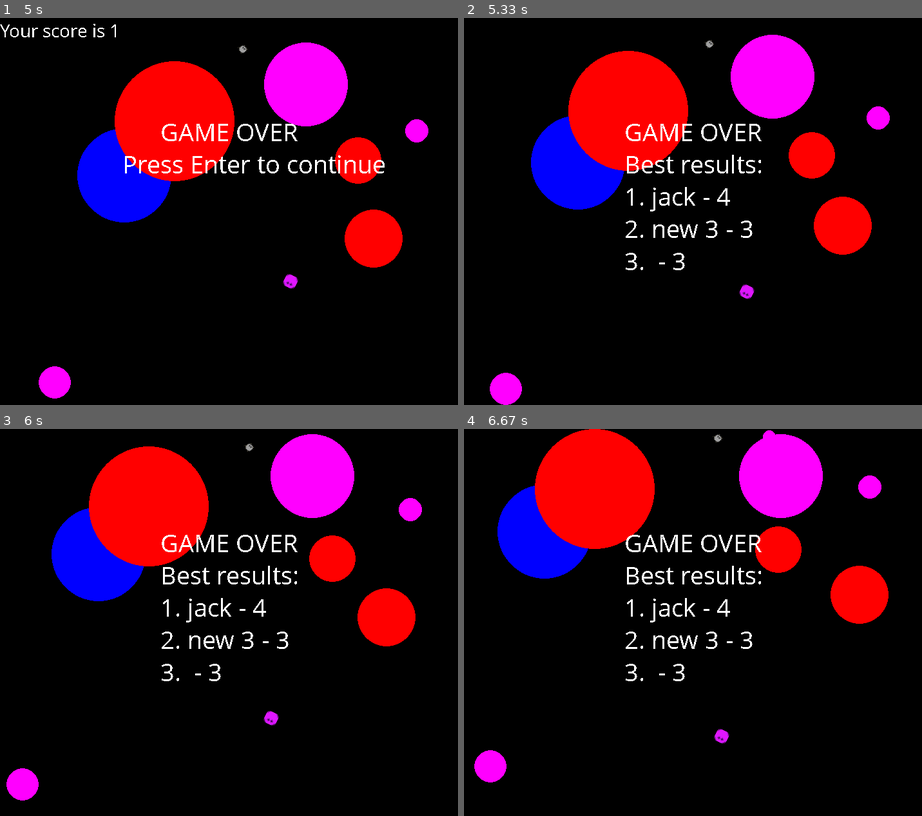
Above: before the commit, frames 1-4 (two rows, left to right).
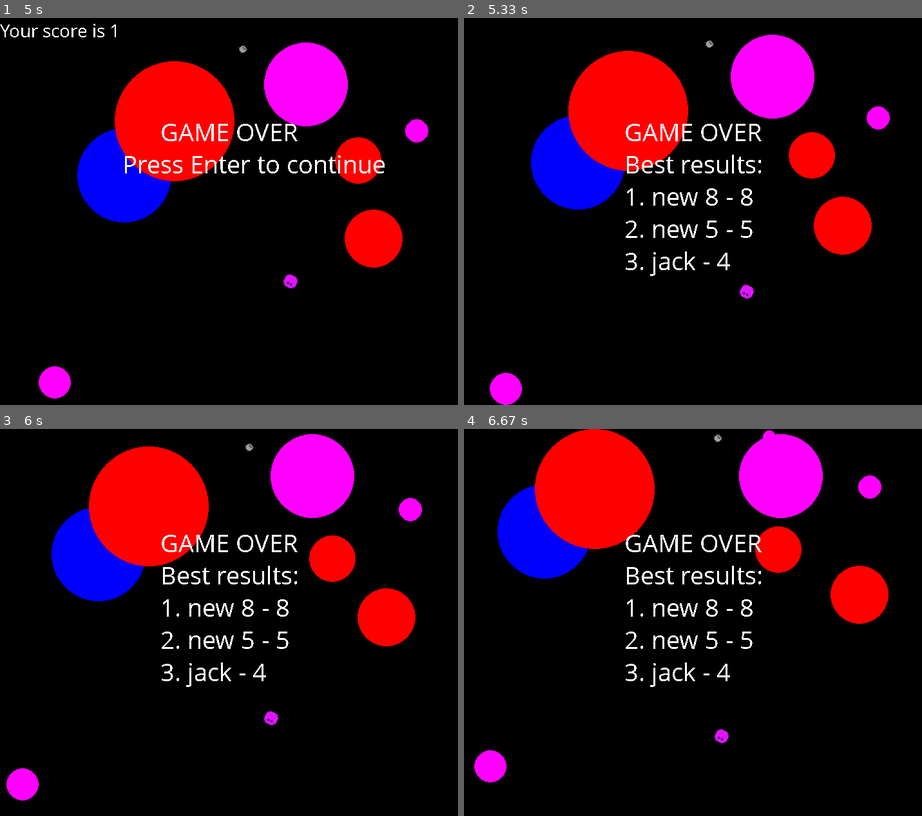
Above: after the commit, the same moments.

Repository: RShveda/pygame-practice
Game: pygame game, started from catch-ball-game/catch_ball.py
Same seed, same stepped clock (60 frames per second), same inputs: the game is played once before the commit and once after it.
Inputs (mouse positions are in pixels of both pictures, inside the frame that each line leads up to):
- Up to frame 1 (5 s): click (256, 211) at 0.43 s; click (334, 76) at 1.93 s; tap Enter at 2.2 s
- Up to frame 2 (5.33 s): tap Enter at 5.1 s
- Up to frame 3 (6 s): no input
- Up to frame 4 (6.67 s): no input

Frame 1 is identical in both runs. In frame 2, 0.6% of the frame differs, in the area x 40-64%, y 43-67%; in frame 3, 0.6%; in frame 4, 0.6%.

Commit message:
Catch ball MVC refactoring. Controllers refactoring.

Diff:
--- a/catch-ball-game/catch_ball.py
+++ b/catch-ball-game/catch_ball.py
@@ -1,9 +1,7 @@
 import pygame
-from random import random
-from models import (save_scores, load_scores, new_ball, move_balls, add_to_ranking, reset_score,
-                    scores_data, score, balls, player_name, edit_player_name)
-from views import draw_scoreboard, game_over_view, blank_screen
-from controllers import click
+from models import load_scores
+from views import blank_screen
+from controllers import user_controller_tick, system_controller_tick
 import constants as cons
 
 
@@ -15,44 +13,12 @@
     pygame.init()
     clock = pygame.time.Clock()
     load_scores()
-    # scores_data = load_scores()
-    # score = 0
-    # balls = []
-    # player_name = ''
     is_finished = False
-    is_game_over = False
-    show_ranking = False
 
     while not is_finished:
         clock.tick(cons.FPS)
-        for event in pygame.event.get():
-            if event.type == pygame.QUIT:
-                is_finished = True
-            elif event.type == pygame.MOUSEBUTTONDOWN:
-                if not is_game_over:
-                    click(event, balls)
-            elif event.type == pygame.KEYDOWN:
-                if is_game_over:
-                    if show_ranking:
-                        if event.key == pygame.K_RETURN:
-                            is_finished = True
-                    else:
-                        if event.key == pygame.K_RETURN:
-                            add_to_ranking()
-                            reset_score()
-                            save_scores()
-                            show_ranking = True
-                        else:
-                            edit_player_name(event)
-        move_balls()
-        if show_ranking is False:  # hides score board after user inputted name
-            draw_scoreboard()
-        if len(balls) < cons.MAX_BALLS:
-            if random() < 0.2:
-                new_ball()
-        else:
-            game_over_view(show_ranking)
-            is_game_over = True
+        is_finished = user_controller_tick(is_finished)
+        system_controller_tick()
         pygame.display.update()
         blank_screen()
     pygame.quit()
--- a/catch-ball-game/controllers.py
+++ b/catch-ball-game/controllers.py
@@ -1,5 +1,12 @@
 import pygame
-from models import score, increment_score
+from random import random
+import constants as cons
+import models
+from views import draw_scoreboard, game_over_view
+
+
+is_game_over = False
+show_ranking = False
 
 
 def click(event: pygame.MOUSEBUTTONDOWN, balls: list):
@@ -8,7 +15,6 @@
     the ball from list of existing balls.
     :param event: pygame MOUSEBUTTONDOWN event
     :param balls: list of existing balls
-    :param score: player current score
     :return: score
     """
     for ball in balls:
@@ -16,7 +22,44 @@
         distance = ((coords[0] - event.pos[0])**2 + (coords[1] - event.pos[1])**2)**0.5
         if int(distance) < radius:
             if ball[0]:
-                increment_score(1)
+                models.increment_score(1)
             else:
-                increment_score(2)
+                models.increment_score(2)
             balls.remove(ball)
+
+
+def user_controller_tick(is_finished):
+    global show_ranking
+    for event in pygame.event.get():
+        if event.type == pygame.QUIT:
+            return not is_finished
+        elif event.type == pygame.MOUSEBUTTONDOWN:
+            if not is_game_over:
+                click(event, models.balls)
+        elif event.type == pygame.KEYDOWN:
+            if is_game_over:
+                if show_ranking:
+                    if event.key == pygame.K_RETURN:
+                        is_finished = True
+                else:
+                    if event.key == pygame.K_RETURN:
+                        models.add_to_ranking()
+                        models.reset_score()
+                        models.save_scores()
+                        show_ranking = True
+                    else:
+                        models.edit_player_name(event)
+    return is_finished
+
+
+def system_controller_tick():
+    global is_game_over
+    models.move_balls()
+    if show_ranking is False:  # hides score board after user inputted name
+        draw_scoreboard()
+    if len(models.balls) < cons.MAX_BALLS:
+        if random() < 0.2:
+            models.new_ball()
+    else:
+        game_over_view(show_ranking)
+        is_game_over = True
--- a/catch-ball-game/models.py
+++ b/catch-ball-game/models.py
@@ -39,7 +39,6 @@
     radius - integer, distance from center to edges (for creeps this value is not precise)
     fill - for regular ball it will be a color (RGB), for creeps it will be a name of file
     that holds an image
-    :param balls: list that holds existing balls parameters
     """
     x_direction = uniform(-1, 1)
     y_direction = uniform(-1, 1)
@@ -64,7 +63,6 @@
     Function that move balls on a game surface. It calculates ball new position and direction
     according to a speed modifier and possible collisions with walls. Then it draw balls in those
     positions.
-    :param balls: list that holds existing balls parameters
     """
     for key, ball in enumerate(balls):
         is_ball, coords, direction, radius, fill = ball
@@ -126,9 +124,6 @@
     """
     Helper function to insert player result into top 3 list.
     position.
-    :param score: player final score
-    :param player_name: player name
-    :param scores_data: current list of top 3 results
     :return: updated list of top 3 results
     """
     global scores_data
@@ -143,7 +138,6 @@
 def save_scores():
     """
     Function is responsible for writing a list of top score records into json file.
-    :param scores_data: list of objects that hold top 3 scores.
     """
     if (len(scores_data) == 3 and
             type(scores_data) == list):
--- a/catch-ball-game/scores.json
+++ b/catch-ball-game/scores.json
@@ -1 +1 @@
-[{"name": "jack", "score": 4}, {"name": "new 3", "score": 3}, {"name": "", "score": 3}]
+[{"name": "new 8", "score": 8}, {"name": "new 5", "score": 5}, {"name": "jack", "score": 4}]
--- a/catch-ball-game/views.py
+++ b/catch-ball-game/views.py
@@ -19,8 +19,6 @@
 def draw_scoreboard():
     """
     Function that draw current player score in top left corner of game screen
-    :param score: current player score
-    :return:
     """
     text = "Your score is {}".format(models.score)
     myfont = pygame.font.SysFont('Comic Sans MS', 30)
@@ -79,9 +77,6 @@
     Function that draw game over screen and updates its content dynamically. Generally there are
     three layouts: 1) player name input - if player got into top 3; 2) show game over - if player did not
     score to top 3; 3) show_top_rank - shows in any case before exiting from game
-    :param score: player current score
-    :param player_name: player name
-    :param scores_data: list of top 3 results
     :param show_ranking: flag that tells when to proceed to showing top 3 ranking
     """
     gameover_surface = pygame.Surface((cons.WIDTH/1.5, cons.HEIGHT/2), pygame.SRCALPHA)
@@ -104,7 +99,7 @@
     screen.blit(gameover_surface, coords)
 
 
-def is_winner(score: int, scores_data: list) -> int:
+def is_winner(score: int, scores_data: list) -> bool:
     """
     Helper function which check if player got into top 3.
     :param score: current player score
